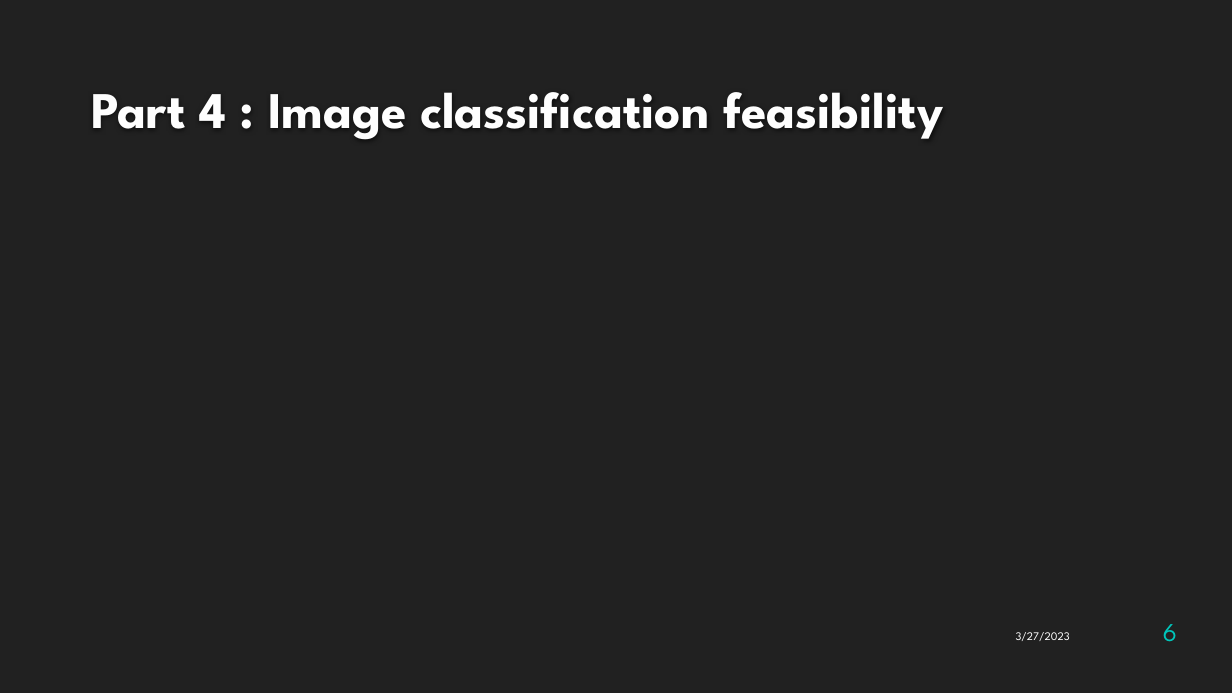
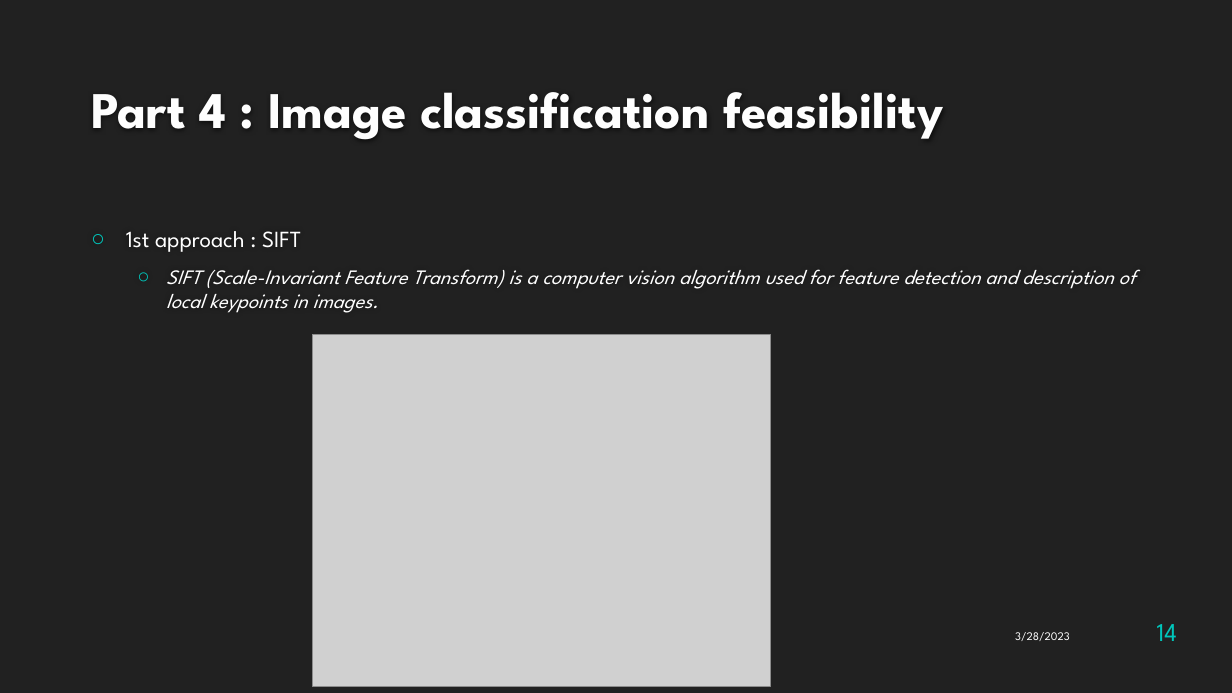
Before and after one commit to Antoine1608/OC-DS-P6-Classifiez_automatiquement_biens_consommation, a slide deck: slide 14 of Naudy_Antoine_5_presentation_032023.pptx (slide 6 before the commit). Drawn at 1232x693 pixels with LibreOffice and Linux fonts; fonts in the diff are those of the drawing; grey boxes stand for pictures; background and template pictures are left out. Boxes give left, top, right and bottom in pixels: in the first picture for what was removed or moved away, otherwise in the second. Text is boxed around its words. In the diff, an @@ line names an element or a change of style, - is before the commit and + after.

```diff
--- a/Naudy_Antoine_5_presentation_032023.pptx
+++ b/Naudy_Antoine_5_presentation_032023.pptx
@@ text added at box(126, 231, 1136, 313), 16 pt, text #FFFFFF, italic @@
+○ 1st approach : SIFT
+  ○ SIFT (Scale-Invariant Feature Transform) is a computer vision algorithm used for feature detection and description of local keypoints in images.
@@ picture added at box(312, 335, 771, 687) @@
@@ page number at box(1157, 624, 1177, 641): text changed @@
-6
+14
@@ text at box(1015, 632, 1070, 641): text changed @@
-3/27/2023
+3/28/2023
```
Also in this commit, not shown: 8 other slides changed, 17 slides added.
